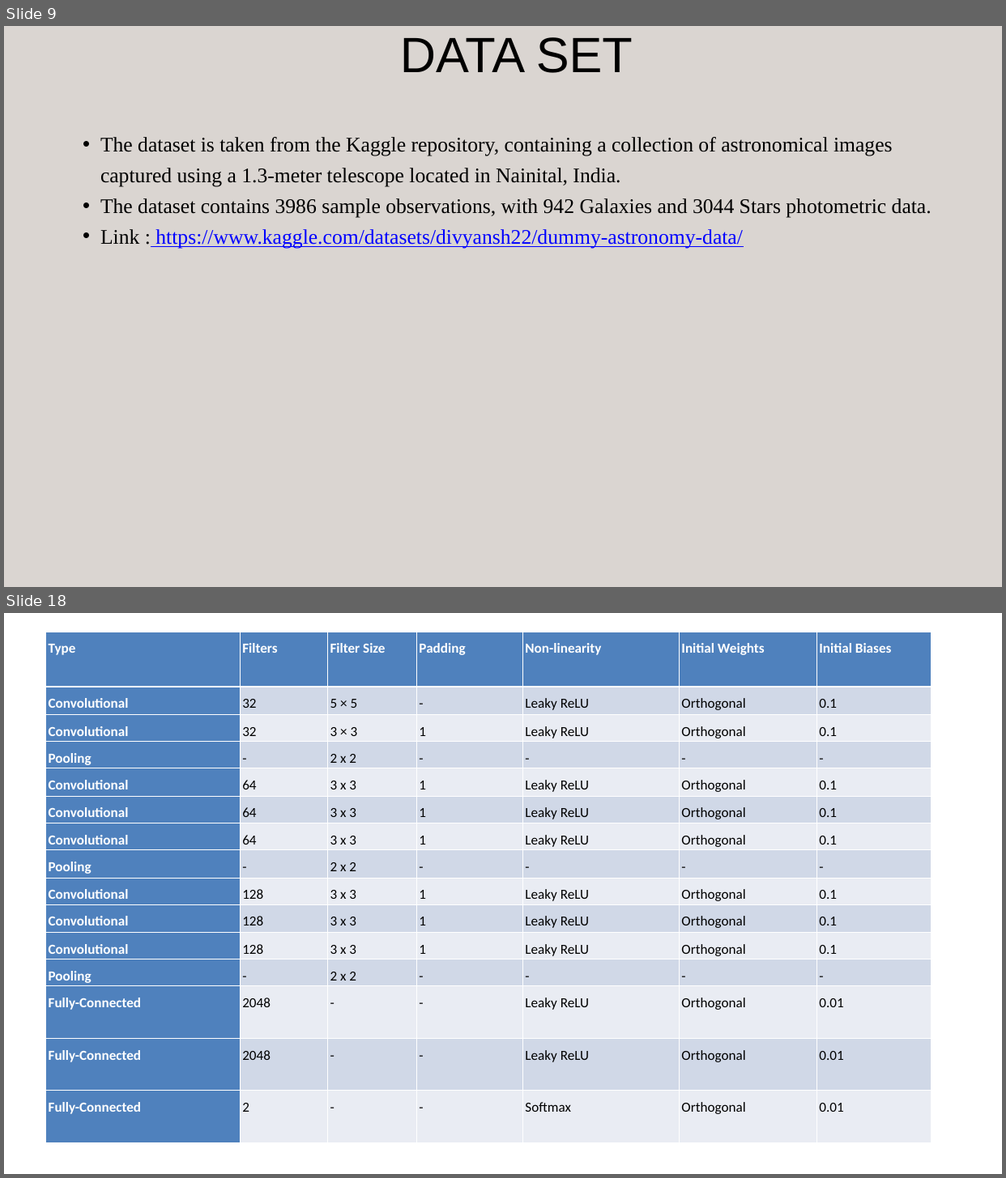
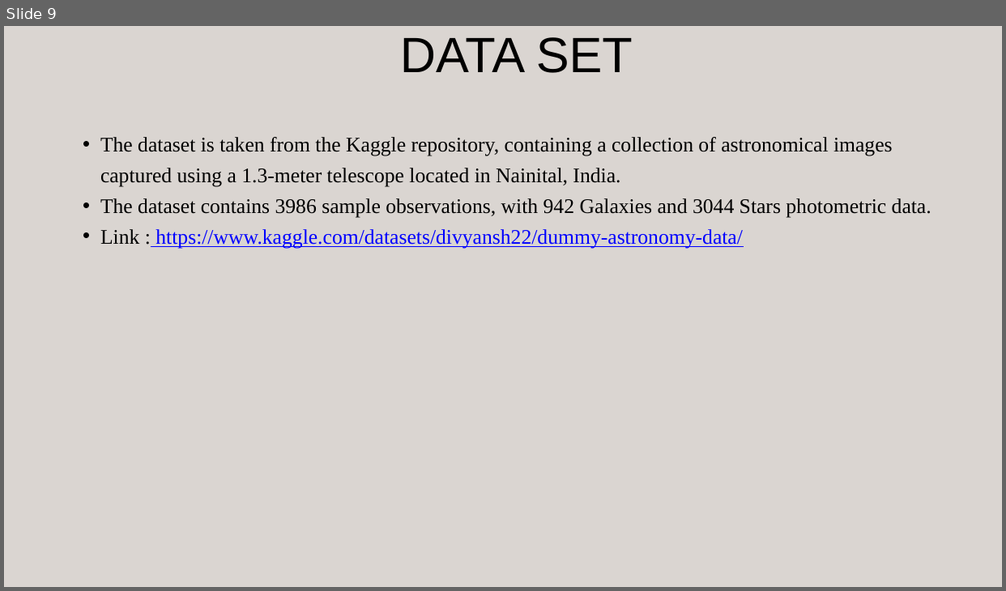
Before and after one commit to AjayDas-M/Star-Galaxy-Classifier-Using-Deep-Learning, a slide deck: docs/Star-Galaxy classification ppt.pptx. Shown one above the other, each under a label of ours: slides 9 and 18 before the commit, slide 9 after it; the slides between them are not shown. The pictures are 1006x1178 and 1006x591 pixels, drawn with LibreOffice and Linux fonts; fonts in the diff are those of the drawing. Boxes give left, top, right and bottom in pixels: in the first picture for what was removed or moved away, otherwise in the second. Text is boxed around its words. In the diff, an @@ line names an element or a change of style, - is before the commit and + after.

```diff
--- a/docs/Star-Galaxy classification ppt.pptx
+++ b/docs/Star-Galaxy classification ppt.pptx
@@ slide 18 removed at (4,613,1002,1174), background #FFFFFF @@
@@ table removed at (45,632,931,1143), 15 rows, 7 columns @@
-Type | Filters | Filter Size | Padding | Non-linearity | Initial Weights | Initial Biases
-Convolutional | 32 | 5 × 5 | - | Leaky ReLU | Orthogonal | 0.1
-Convolutional | 32 | 3 × 3 | 1 | Leaky ReLU | Orthogonal | 0.1
-Pooling | - | 2 x 2 | - | - | - | -
-Convolutional | 64 | 3 x 3 | 1 | Leaky ReLU | Orthogonal | 0.1
-Convolutional | 64 | 3 x 3 | 1 | Leaky ReLU | Orthogonal | 0.1
-Convolutional | 64 | 3 x 3 | 1 | Leaky ReLU | Orthogonal | 0.1
-Pooling | - | 2 x 2 | - | - | - | -
-Convolutional | 128 | 3 x 3 | 1 | Leaky ReLU | Orthogonal | 0.1
-Convolutional | 128 | 3 x 3 | 1 | Leaky ReLU | Orthogonal | 0.1
-Convolutional | 128 | 3 x 3 | 1 | Leaky ReLU | Orthogonal | 0.1
-Pooling | - | 2 x 2 | - | - | - | -
-Fully-Connected | 2048 | - | - | Leaky ReLU | Orthogonal | 0.01
-Fully-Connected | 2048 | - | - | Leaky ReLU | Orthogonal | 0.01
-Fully-Connected | 2 | - | - | Softmax | Orthogonal | 0.01
```
Also in this commit, not shown: 18 slides changed, 4 slides added, 6 other files.
